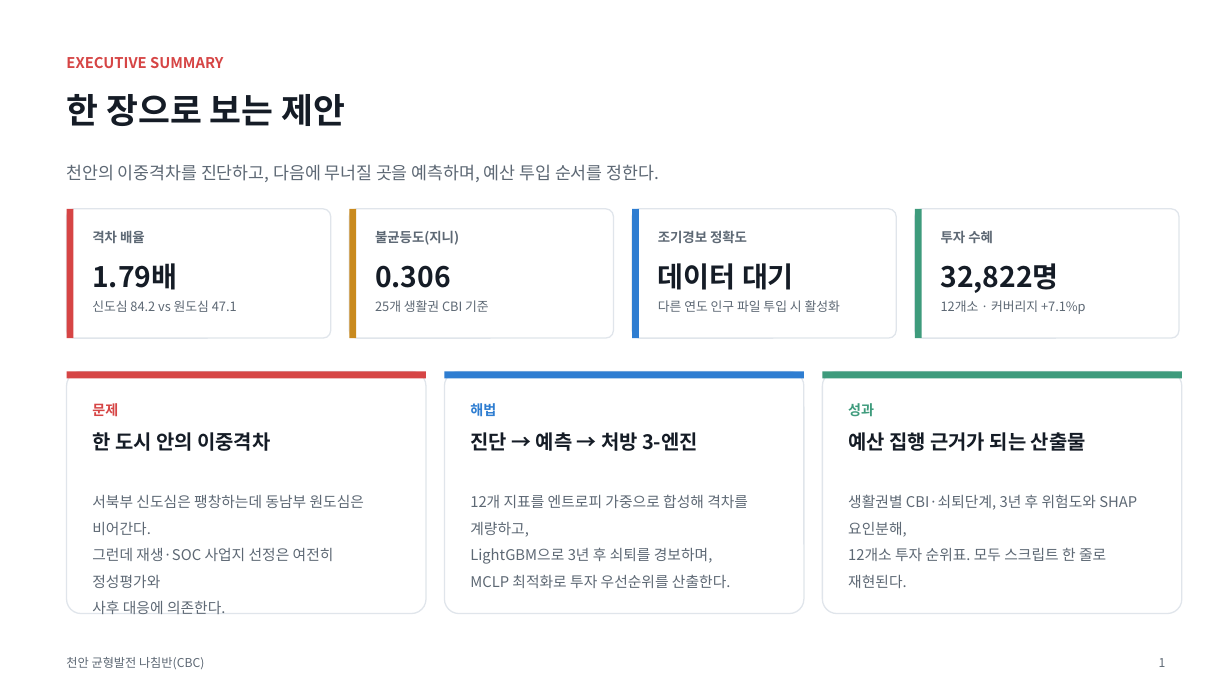
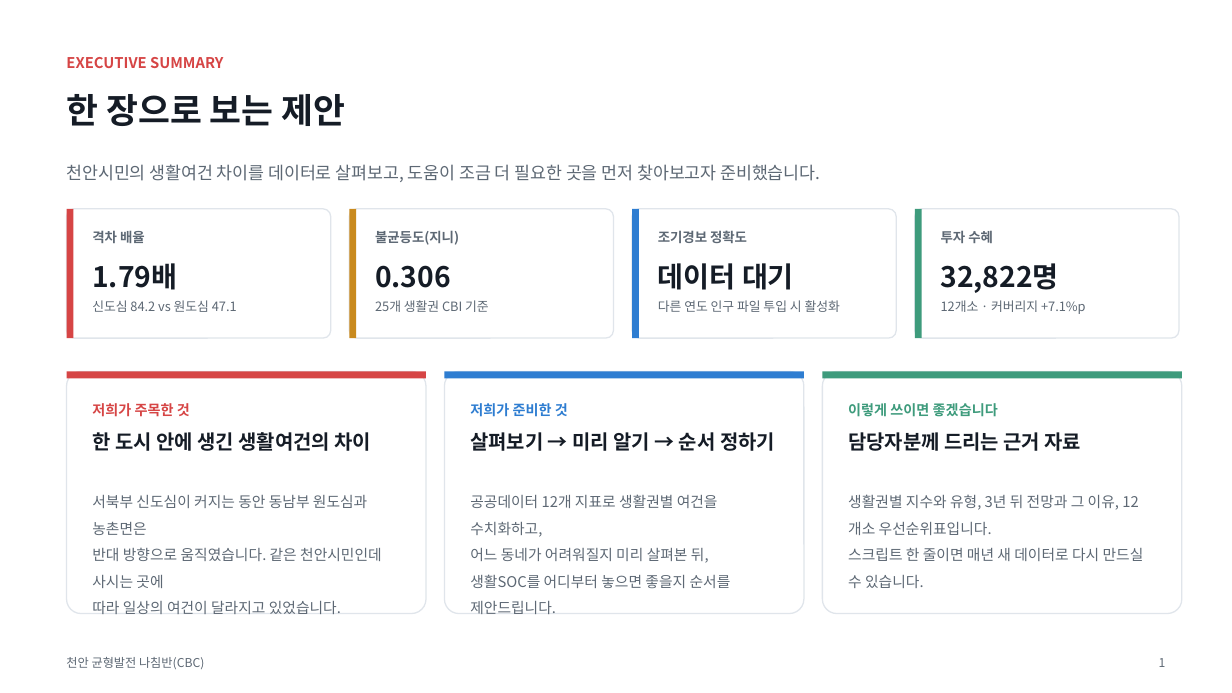
Before and after one commit to BioCode67/2026-AI-, a slide deck: slide 2 of deliverables/기획서_천안균형발전나침반_CBC.pptx. Drawn at 1232x693 pixels with LibreOffice and Linux fonts; fonts in the diff are those of the drawing. Boxes give left, top, right and bottom in pixels: in the first picture for what was removed or moved away, otherwise in the second. Text is boxed around its words. In the diff, an @@ line names an element or a change of style, - is before the commit and + after.

```diff
--- a/deliverables/기획서_천안균형발전나침반_CBC.pptx
+++ b/deliverables/기획서_천안균형발전나침반_CBC.pptx
@@ text at <box>66,164,820,182</box>: text changed @@
-천안의 이중격차를 진단하고, 다음에 무너질 곳을 예측하며, 예산 투입 순서를 정한다.
+천안시민의 생활여건 차이를 데이터로 살펴보고, 도움이 조금 더 필요한 곳을 먼저 찾아보고자 준비했습니다.
@@ text at <box>92,403,190,417</box>: text changed @@
-문제
+저희가 주목한 것
@@ text at <box>470,403,568,417</box>: text changed @@
-해법
+저희가 준비한 것
@@ text at <box>848,403,998,417</box>: text changed @@
-성과
+이렇게 쓰이면 좋겠습니다
@@ text at <box>92,432,371,451</box>: text changed @@
-한 도시 안의 이중격차
+한 도시 안에 생긴 생활여건의 차이
@@ text at <box>470,432,775,451</box>: text changed @@
-진단 → 예측 → 처방 3-엔진
+살펴보기 → 미리 알기 → 순서 정하기
@@ text at <box>848,432,1082,451</box>: text changed @@
-예산 집행 근거가 되는 산출물
+담당자분께 드리는 근거 자료
@@ text at <box>92,495,382,614</box>: text changed @@
-서북부 신도심은 팽창하는데 동남부 원도심은 비어간다.
-그런데 재생·SOC 사업지 선정은 여전히 정성평가와
-사후 대응에 의존한다.
+서북부 신도심이 커지는 동안 동남부 원도심과 농촌면은
+반대 방향으로 움직였습니다. 같은 천안시민인데 사시는 곳에
+따라 일상의 여건이 달라지고 있었습니다.
@@ text at <box>470,494,731,614</box>: text changed @@
-12개 지표를 엔트로피 가중으로 합성해 격차를 계량하고,
-LightGBM으로 3년 후 쇠퇴를 경보하며,
-MCLP 최적화로 투자 우선순위를 산출한다.
+공공데이터 12개 지표로 생활권별 여건을 수치화하고,
+어느 동네가 어려워질지 미리 살펴본 뒤,
+생활SOC를 어디부터 놓으면 좋을지 순서를 제안드립니다.
@@ text at <box>848,494,1144,588</box>: text changed @@
-생활권별 CBI·쇠퇴단계, 3년 후 위험도와 SHAP 요인분해,
-12개소 투자 순위표. 모두 스크립트 한 줄로 재현된다.
+생활권별 지수와 유형, 3년 뒤 전망과 그 이유, 12개소 우선순위표입니다.
+스크립트 한 줄이면 매년 새 데이터로 다시 만드실 수 있습니다.
```
Also in this commit, not shown: 10 other slides changed, 1 slide added, 4 other files.
